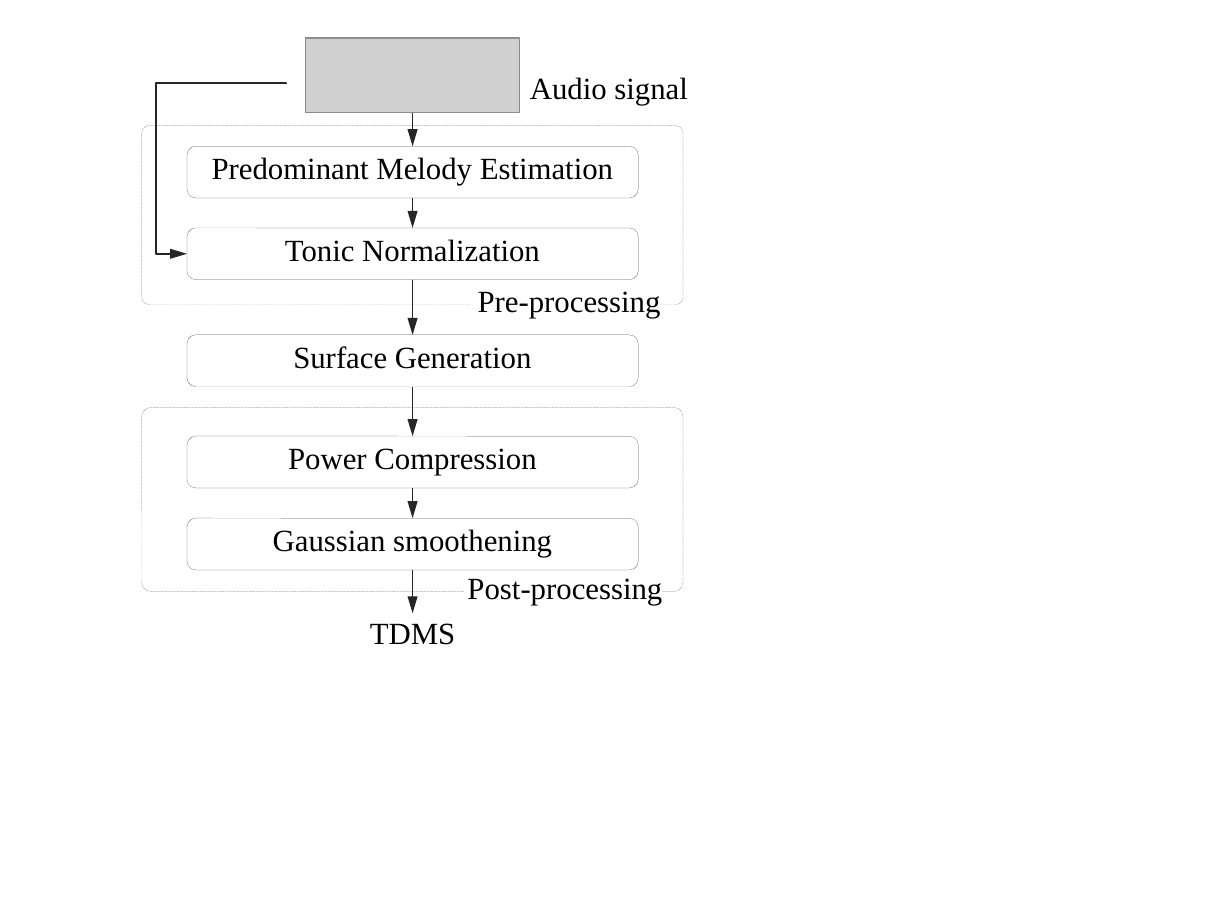
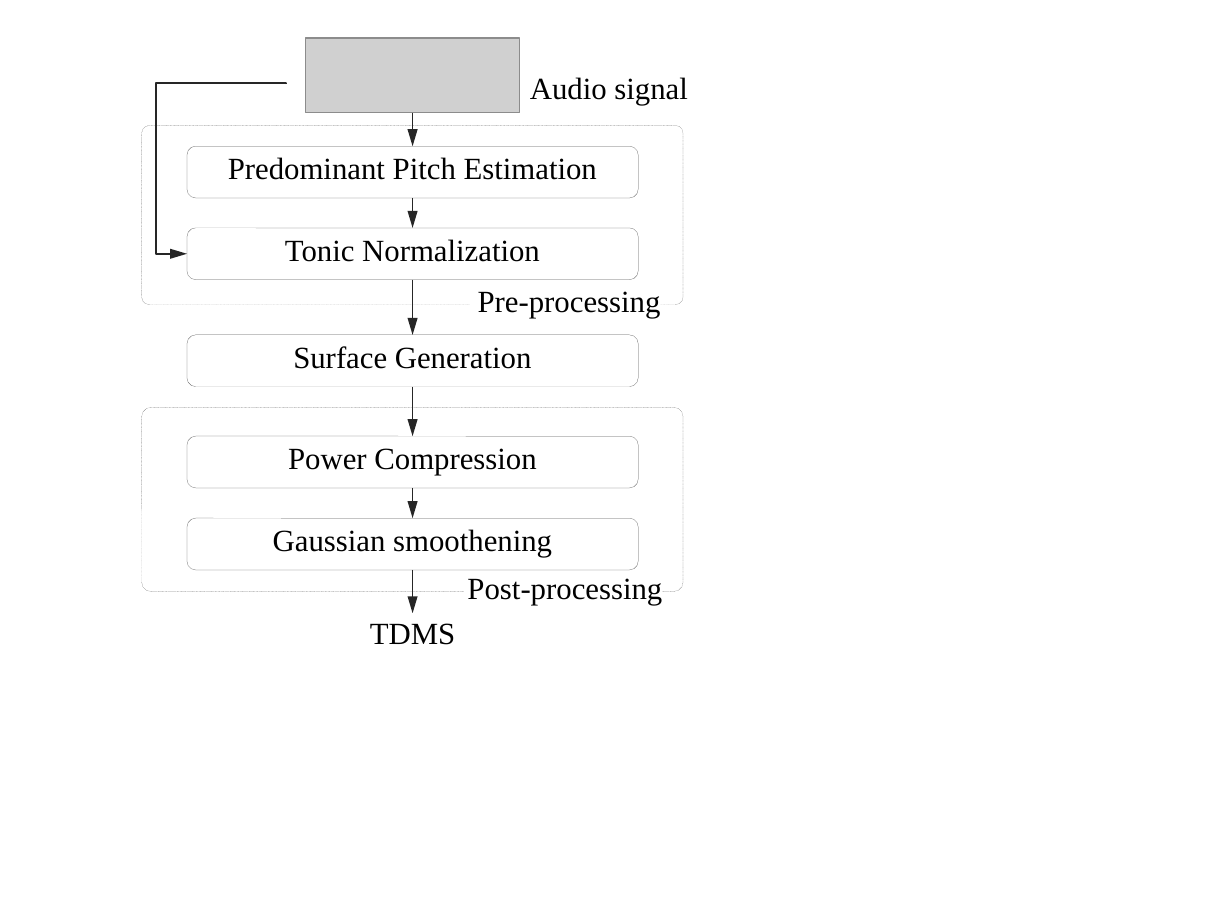
Before and after one commit to sankalpg/PhDThesis, a slide deck: slide 2 of ch07_ragaRecognition/figures/tdms_computation.pptx. Drawn at 1232x924 pixels with LibreOffice and Linux fonts; fonts in the diff are those of the drawing; grey boxes stand for pictures. Boxes give left, top, right and bottom in pixels: in the first picture for what was removed or moved away, otherwise in the second. Text is boxed around its words. In the diff, an @@ line names an element or a change of style, - is before the commit and + after.

```diff
--- a/ch07_ragaRecognition/figures/tdms_computation.pptx
+++ b/ch07_ragaRecognition/figures/tdms_computation.pptx
@@ text in rounded rectangle at [228, 157, 597, 180]: text changed @@
-Predominant Melody Estimation
+Predominant Pitch Estimation
```
Also in this commit, not shown: 1 other slide changed, 5 other files.
